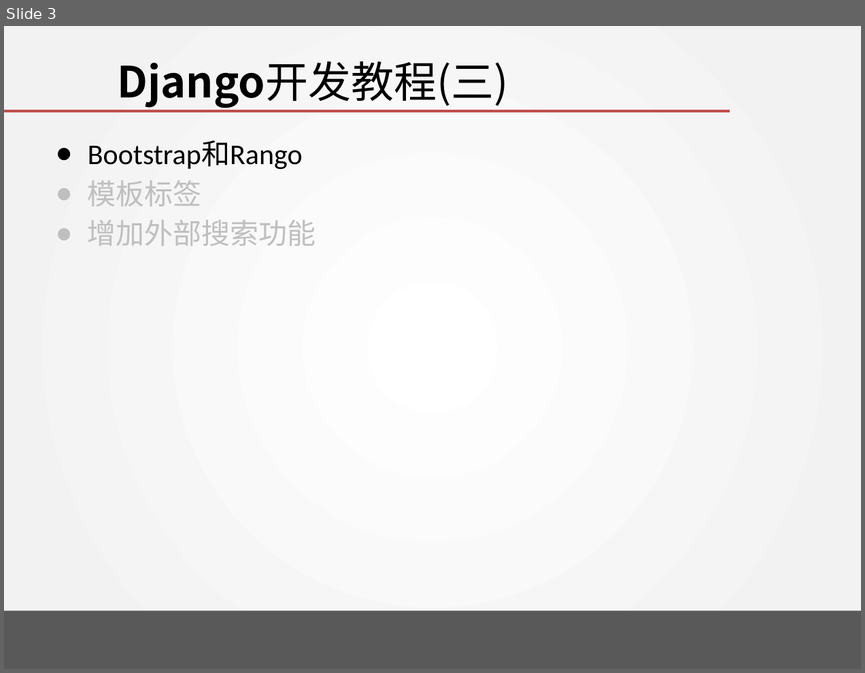
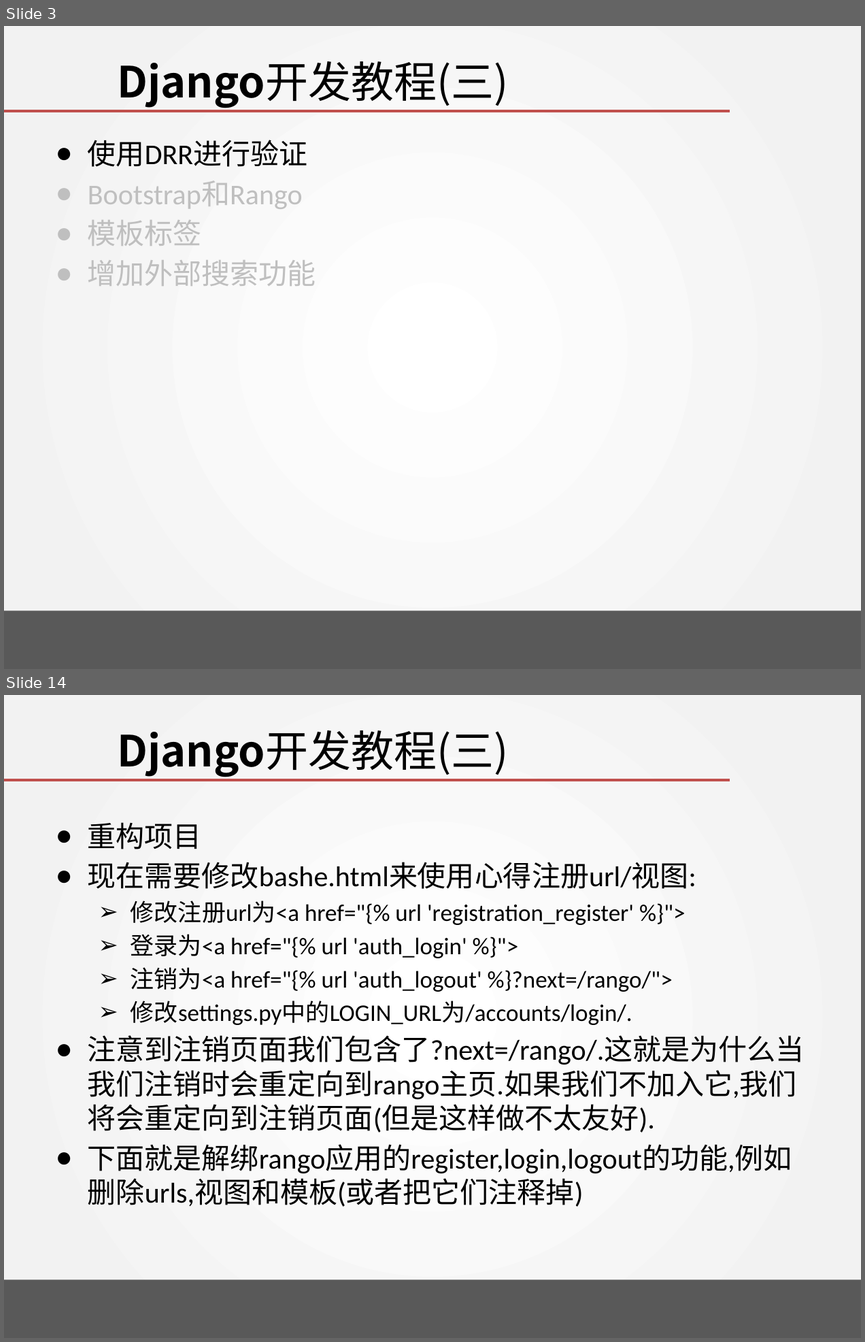
Before and after one commit to wangjin0818/Creative_Experiment, a slide deck: week 10/Tango with Django - III.pptx. Shown one above the other, each under a label of ours: slide 3 before the commit, slides 3 and 14 after it; the slides between them are not shown. The pictures are 865x673 and 865x1342 pixels, drawn with LibreOffice and Linux fonts; fonts in the diff are those of the drawing; background and template pictures are left out. Boxes give left, top, right and bottom in pixels: in the first picture for what was removed or moved away, otherwise in the second. Text is boxed around its words. In the diff, an @@ line names an element or a change of style, - is before the commit and + after.

```diff
--- a/week 10/Tango with Django - III.pptx
+++ b/week 10/Tango with Django - III.pptx
@@ slide 14 added at [4, 695, 861, 1338], background gradient #FFFFFF to #F2F2F2; not listed: 2 template elements that a slide beside it also shows @@
@@ title added at [117, 730, 508, 777], 36 pt, text #000000 @@
+Django开发教程(三)
@@ text added at [88, 822, 804, 1206], 24 pt, text #000000 @@
+● 重构项目
+● 现在需要修改bashe.html来使用心得注册url/视图:
+  ➢ 修改注册url为<a href="{% url 'registration_register' %}">
+  ➢ 登录为<a href="{% url 'auth_login' %}">
+  ➢ 注销为<a href="{% url 'auth_logout' %}?next=/rango/">
+  ➢ 修改settings.py中的LOGIN_URL为/accounts/login/.
+● 注意到注销页面我们包含了?next=/rango/.这就是为什么当我们注销时会重定向到rango主页.如果我们不加入它,我们将会重定向到注销页面(但是这样做不太友好).
+● 下面就是解绑rango应用的register,login,logout的功能,例如删除urls,视图和模板(或者把它们注释掉)
@@ slide 3 changed as well @@
@@ text at [88, 140, 307, 167]: paragraph added @@
+● 使用DRR进行验证
@@ text at [88, 181, 303, 209]: text colour #000000 to #BFBFBF in "Bootstrap和Rango" @@
```
Also in this commit, not shown: 1 other slide changed, 33 other slides added, 1 slide removed, 4 other files.
